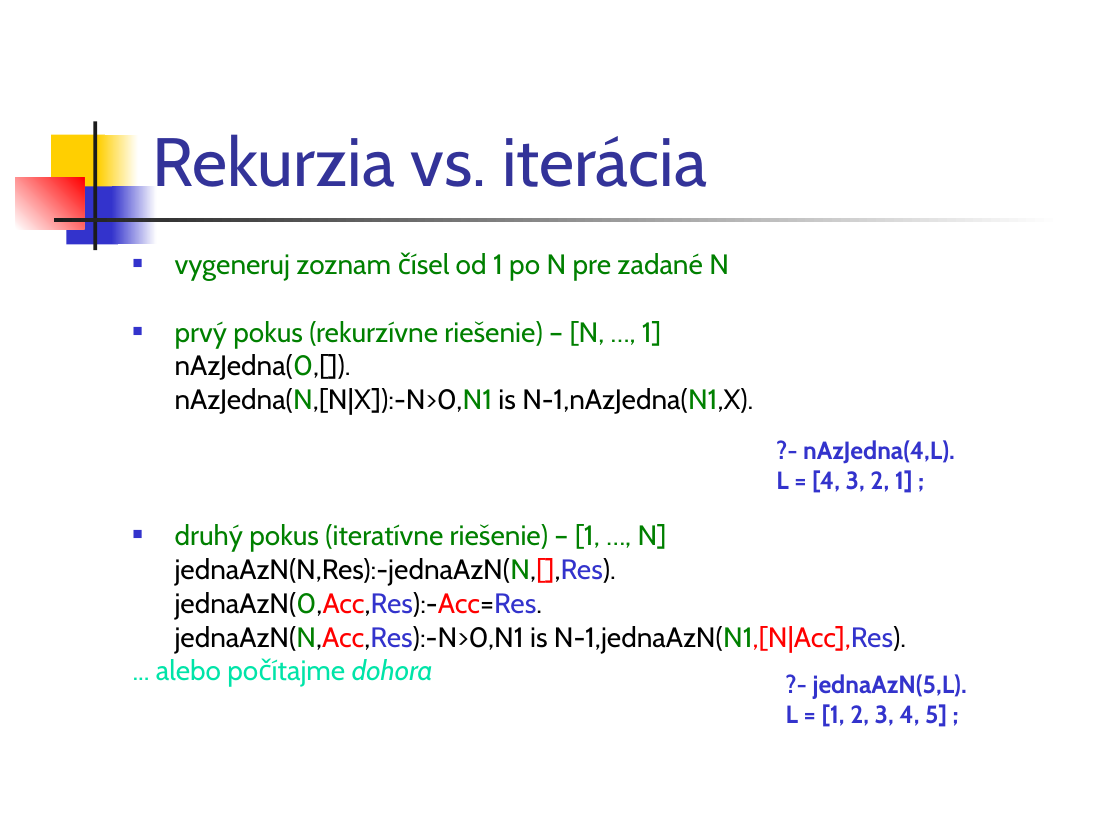
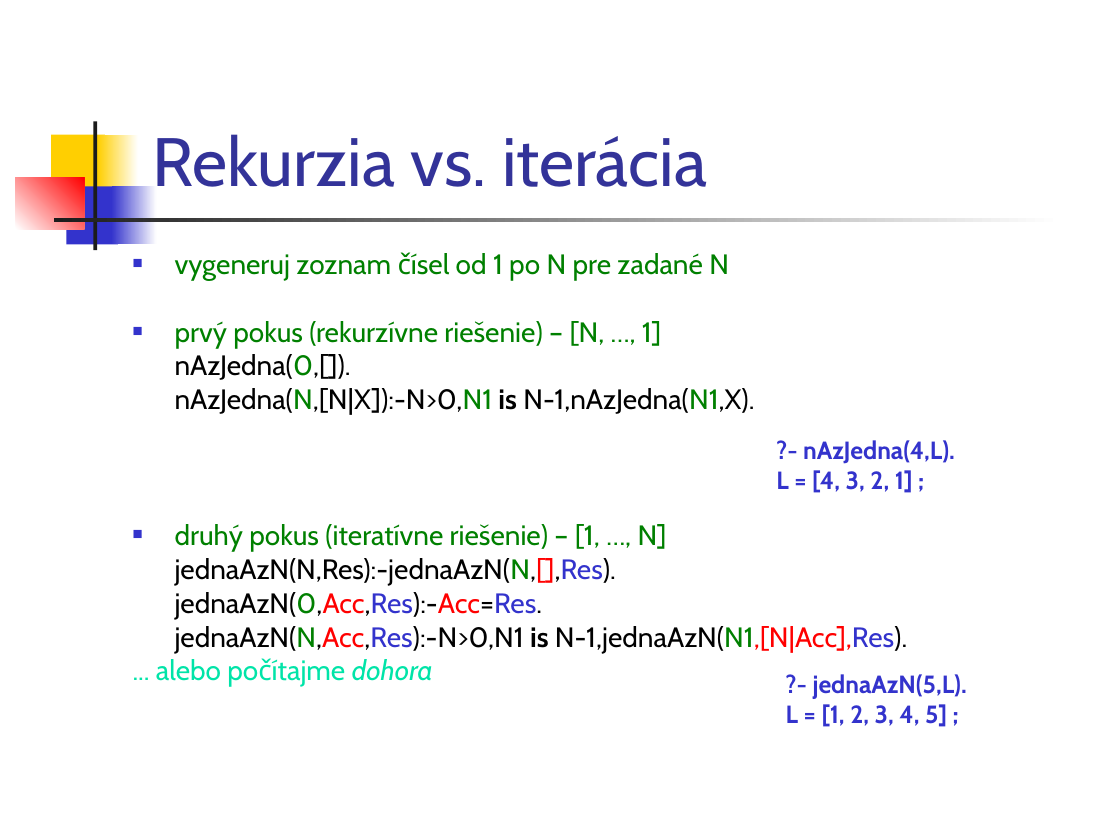
Before and after one commit to paradigmy/Prednasky, a slide deck: slide 19 of 10/logicke1.ppt. Drawn at 1120x840 pixels with LibreOffice and Linux fonts; fonts in the diff are those of the drawing. Boxes give left, top, right and bottom in pixels: in the first picture for what was removed or moved away, otherwise in the second. Text is boxed around its words. In the diff, an @@ line names an element or a change of style, - is before the commit and + after.

```diff
--- a/10/logicke1.ppt
+++ b/10/logicke1.ppt
@@ text at bbox=[175, 388, 907, 653]: bold on in "is", "is" @@
```
Also in this commit, not shown: 9 other slides changed, 2 other files.
